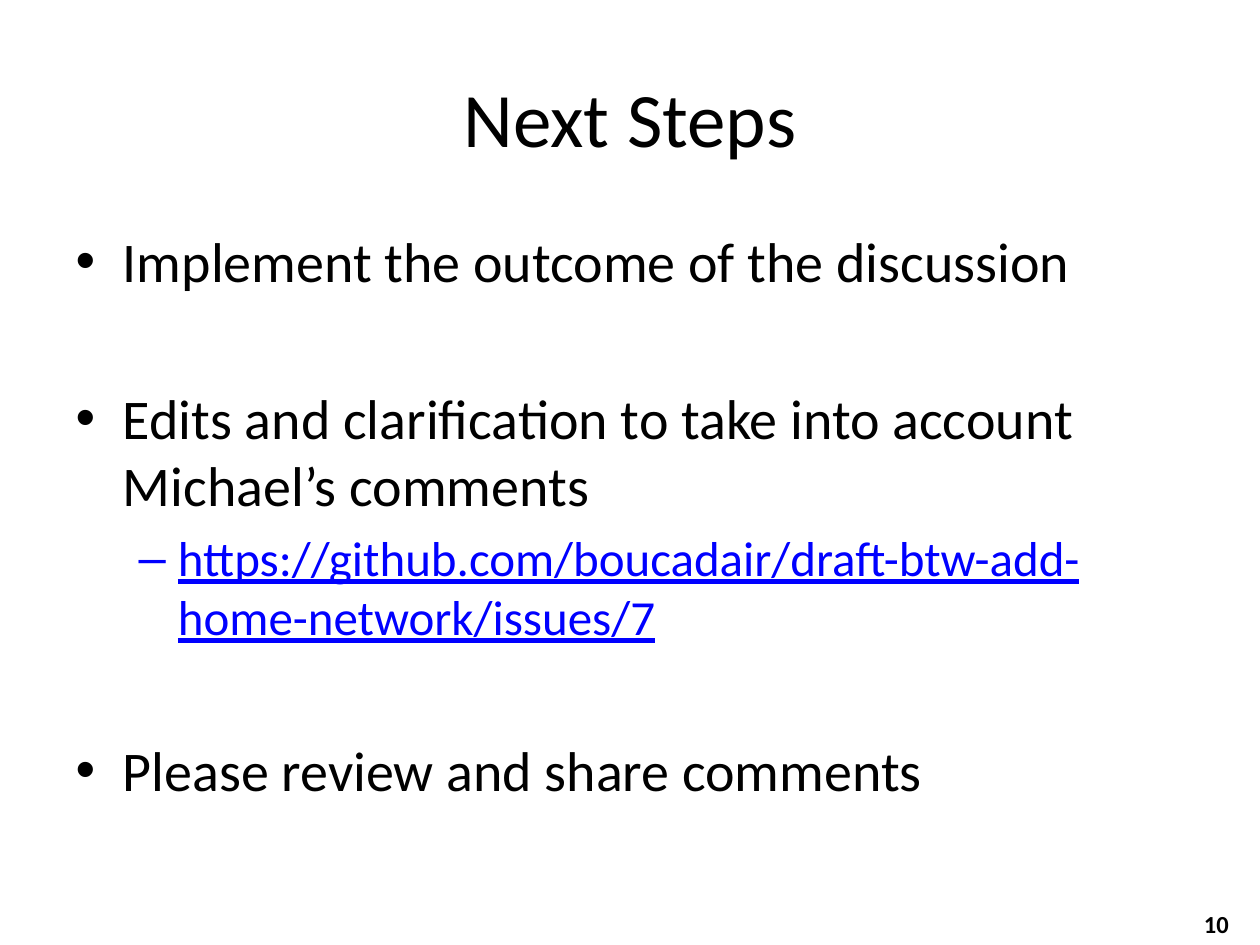
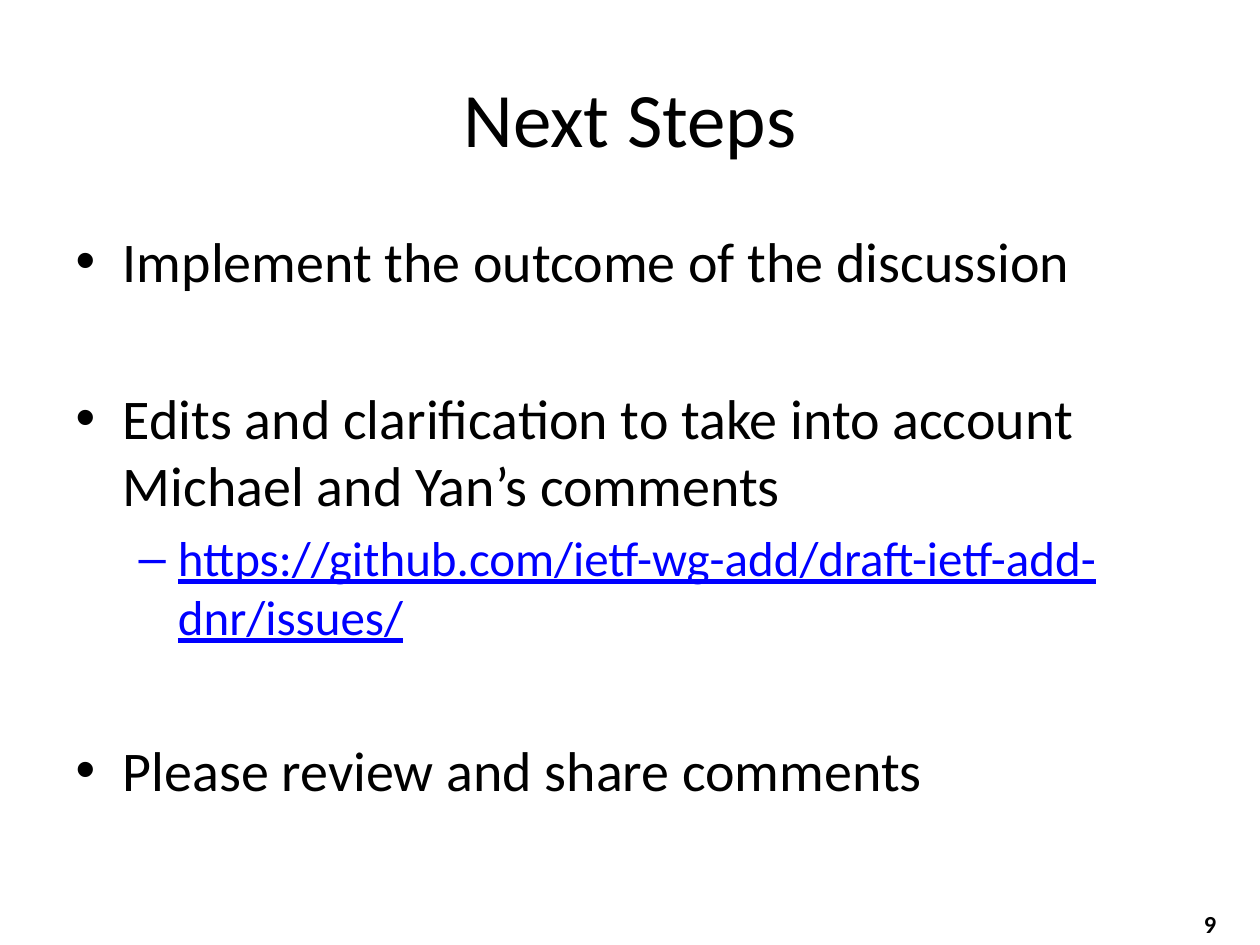
Before and after one commit to boucadair/draft-btw-add-home-network, a slide deck: slide 9 of ietf110/draft-ietf-add-dnr.pptx (slide 10 before the commit). Drawn at 1260x945 pixels with LibreOffice and Linux fonts; fonts in the diff are those of the drawing. Boxes give left, top, right and bottom in pixels: in the first picture for what was removed or moved away, otherwise in the second. Text is boxed around its words. In the diff, an @@ line names an element or a change of style, - is before the commit and + after.

```diff
--- a/ietf110/draft-ietf-add-dnr.pptx
+++ b/ietf110/draft-ietf-add-dnr.pptx
@@ text at <box>123,400,1096,643</box>: text changed; size 28 to 32 pt; text colour #0000FF to #000000 @@
-• Edits and clarification to take into account Michael’s comments
-  – https://github.com/boucadair/draft-btw-add-home-network/issues/7
+• Edits and clarification to take into account Michael and Yan’s comments
+  – https://github.com/ietf-wg-add/draft-ietf-add-dnr/issues/
@@ page number at <box>1204,917,1216,933</box>: text changed @@
-10
+9
```
Also in this commit, not shown: 6 other slides changed, 3 slides added, 1 other file.
